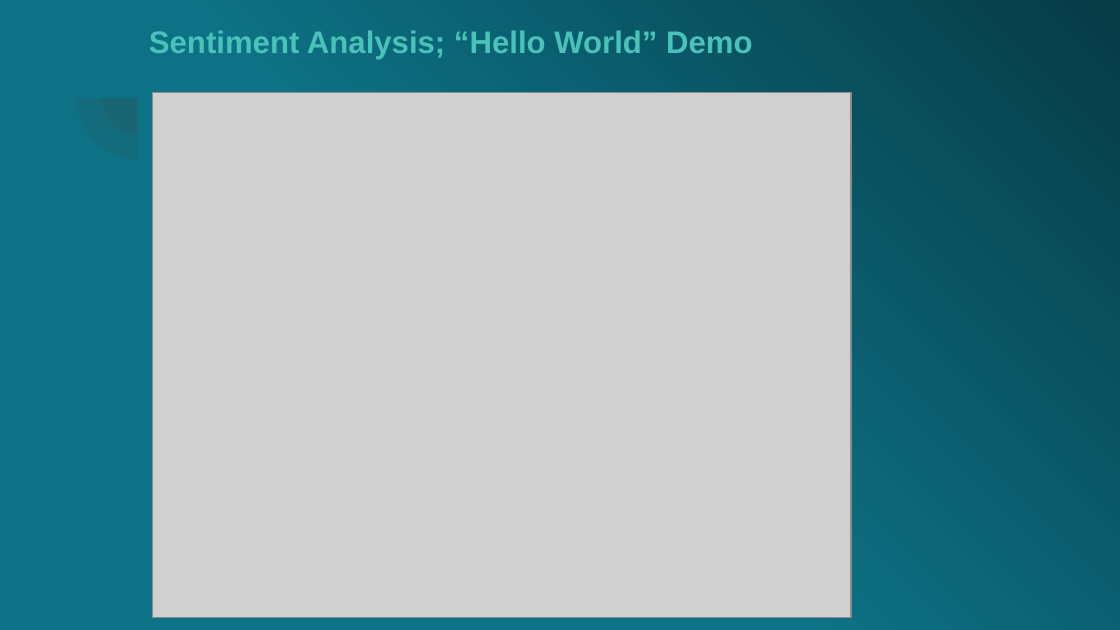
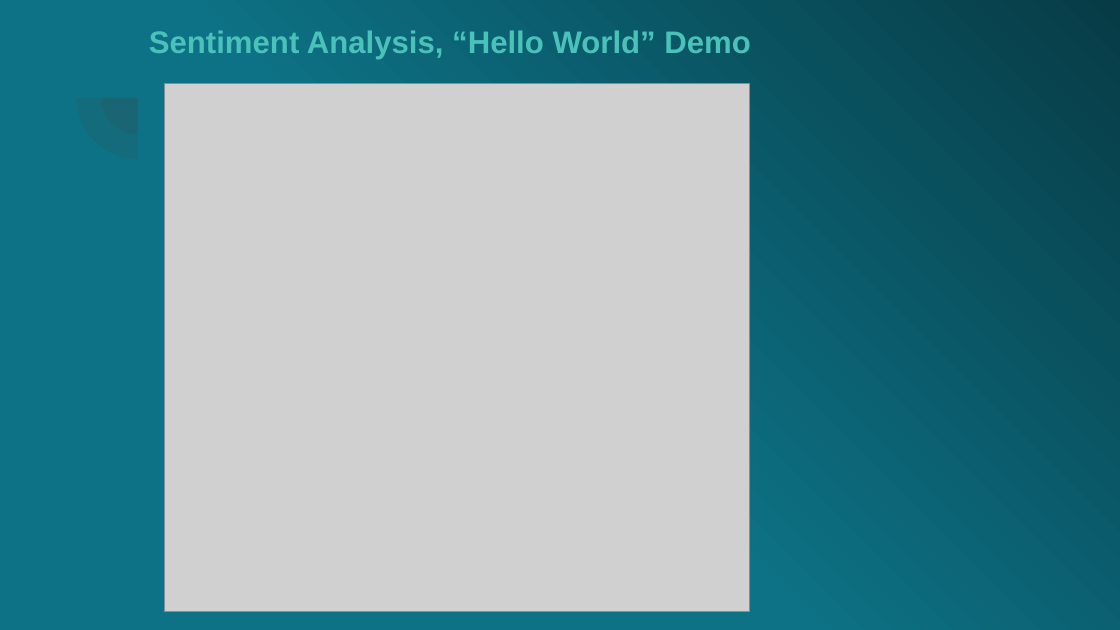
Before and after one commit to fobmsm/fobm.github.io, a slide deck: slide 8 of Milestone1.ppsx. Drawn at 1120x630 pixels with LibreOffice and Linux fonts; fonts in the diff are those of the drawing; grey boxes stand for pictures. Boxes give left, top, right and bottom in pixels: in the first picture for what was removed or moved away, otherwise in the second. Text is boxed around its words. In the diff, an @@ line names an element or a change of style, - is before the commit and + after.

Commit message:
24

```diff
--- a/Milestone1.ppsx
+++ b/Milestone1.ppsx
@@ text at [149, 30, 750, 59]: text changed @@
-Sentiment Analysis; “Hello World” Demo
+Sentiment Analysis, “Hello World” Demo
@@ picture: place and size @@
-picture at [153, 92, 851, 617]
+picture at [165, 84, 749, 612]
```
Also in this commit, not shown: 1 other slide changed, 1 slide added, 1 slide removed.
